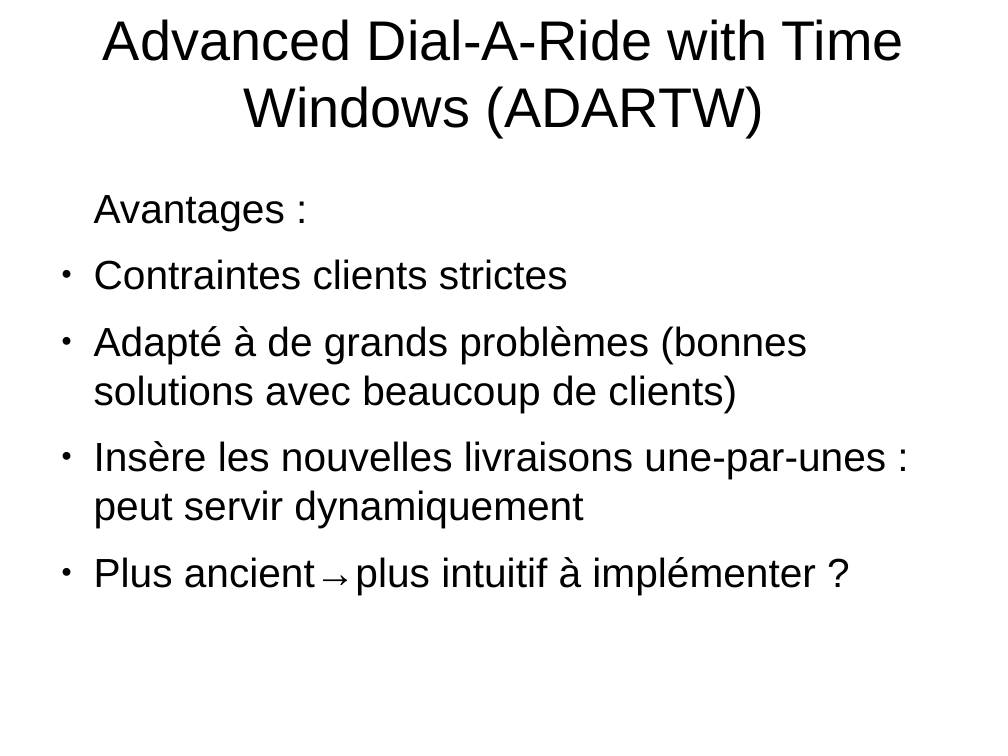
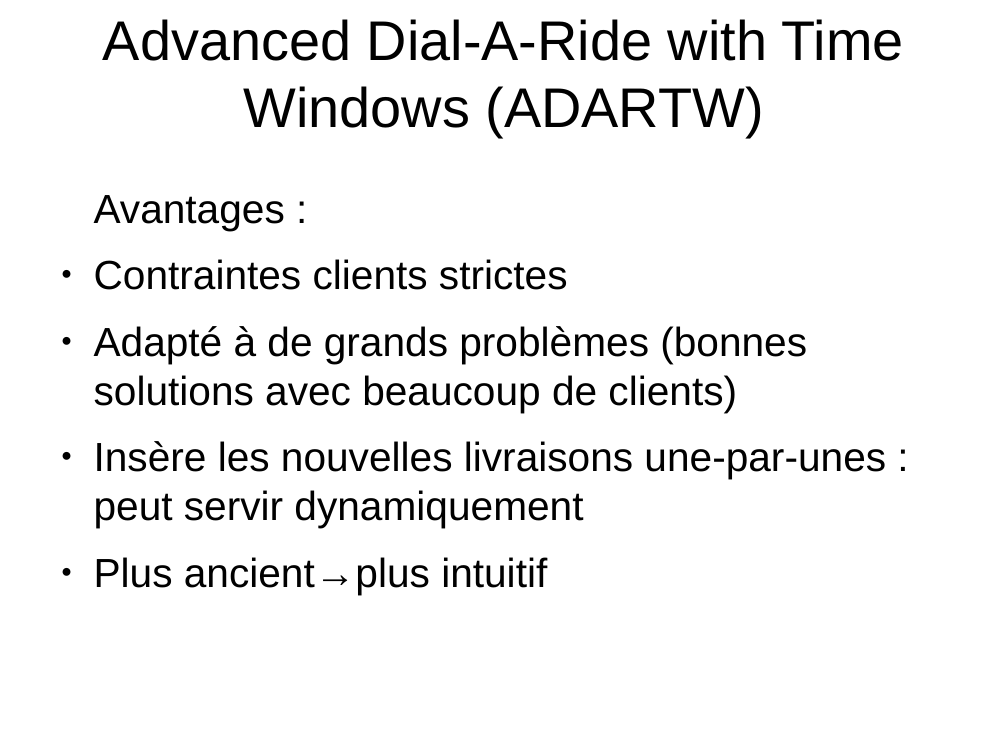
Before and after one commit to Chreschtf/Darpteam, a slide deck: slide 5 of Presentation1/slides_presentation_1_v1.odp (slide 6 before the commit). Drawn at 1008x756 pixels with LibreOffice and Linux fonts; fonts in the diff are those of the drawing; background and template pictures are left out. Boxes give left, top, right and bottom in pixels: in the first picture for what was removed or moved away, otherwise in the second. Text is boxed around its words. In the diff, an @@ line names an element or a change of style, - is before the commit and + after.

```diff
--- a/Presentation1/slides_presentation_1_v1.odp
+++ b/Presentation1/slides_presentation_1_v1.odp
@@ text at <box>94,557,547,595</box>: text changed @@
-● Plus ancient→plus intuitif à implémenter ?
+● Plus ancient→plus intuitif
```
Also in this commit, not shown: 2 other slides changed, 1 slide removed.
